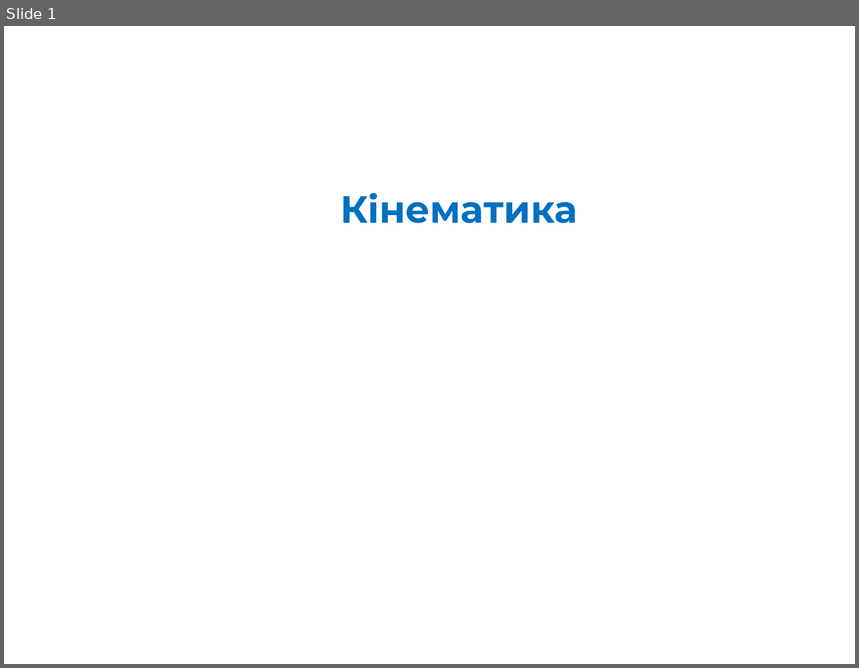
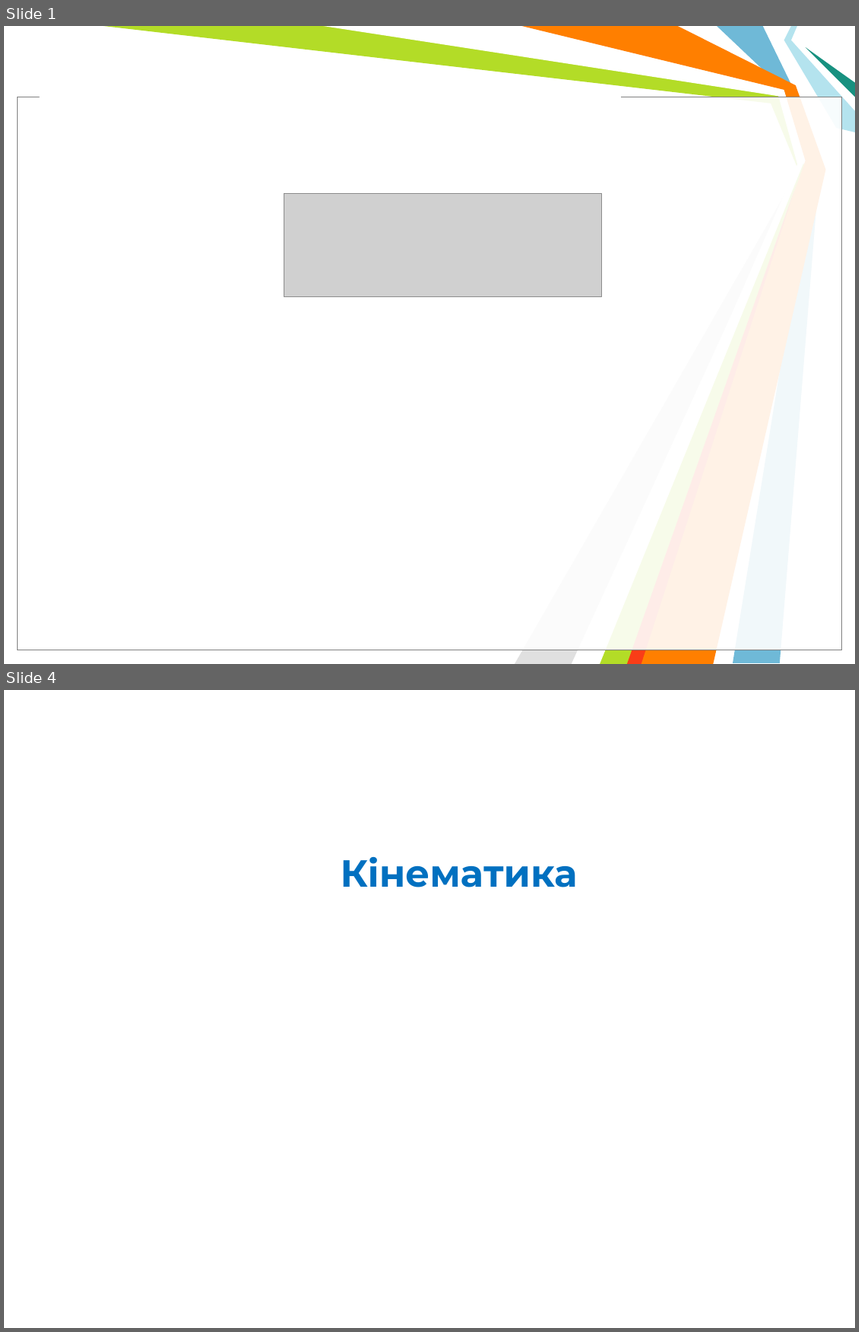
Before and after one commit to l432/NMK, a slide deck: Lecture/Chem/1semestr/Lessons1/Less01.ppt. Shown one above the other, each under a label of ours: slide 1 before the commit, slides 1 and 4 after it; the slides between them are not shown. The pictures are 859x668 and 859x1332 pixels, drawn with LibreOffice and Linux fonts; fonts in the diff are those of the drawing; grey boxes stand for pictures; background and template pictures are left out. Boxes give left, top, right and bottom in pixels: in the first picture for what was removed or moved away, otherwise in the second. Text is boxed around its words. In the diff, an @@ line names an element or a change of style, - is before the commit and + after.

```diff
--- a/Lecture/Chem/1semestr/Lessons1/Less01.ppt
+++ b/Lecture/Chem/1semestr/Lessons1/Less01.ppt
@@ slide 1 added at (x1=4, y1=26, x2=855, y2=664), background #FFFFFF @@
@@ freeform shape added at (x1=104, y1=26, x2=806, y2=664), fill #B3DC27 @@
@@ freeform shape added at (x1=323, y1=26, x2=805, y2=664), fill #FFFFFF @@
@@ freeform shape added at (x1=522, y1=26, x2=826, y2=664), fill #FF7F00 @@
@@ freeform shape added at (x1=718, y1=26, x2=820, y2=664), fill #6FB9D7 @@
@@ freeform shape added at (x1=785, y1=26, x2=855, y2=132), fill #B4E3EE @@
@@ freeform shape added at (x1=806, y1=47, x2=855, y2=97), fill #189180 @@
@@ rectangle added at (x1=40, y1=89, x2=621, y2=104), fill #FFFFFF @@
@@ rectangle added at (x1=18, y1=97, x2=842, y2=651), fill #FFFFFF at 69% opacity, outline #000000 0.74 pt @@
@@ rectangle added at (x1=18, y1=97, x2=842, y2=651), fill #FFFFFF at 69% opacity, outline #808080 0.74 pt @@
@@ freeform shape added at (x1=515, y1=180, x2=793, y2=664), fill #E0E0E0 @@
@@ freeform shape added at (x1=627, y1=182, x2=797, y2=664), fill #F93D17 @@
@@ picture added at (x1=284, y1=194, x2=601, y2=297) @@
@@ what was slide 1 is now slide 4 @@
```
Also in this commit, not shown: 2 other slides added, 6 other files.
